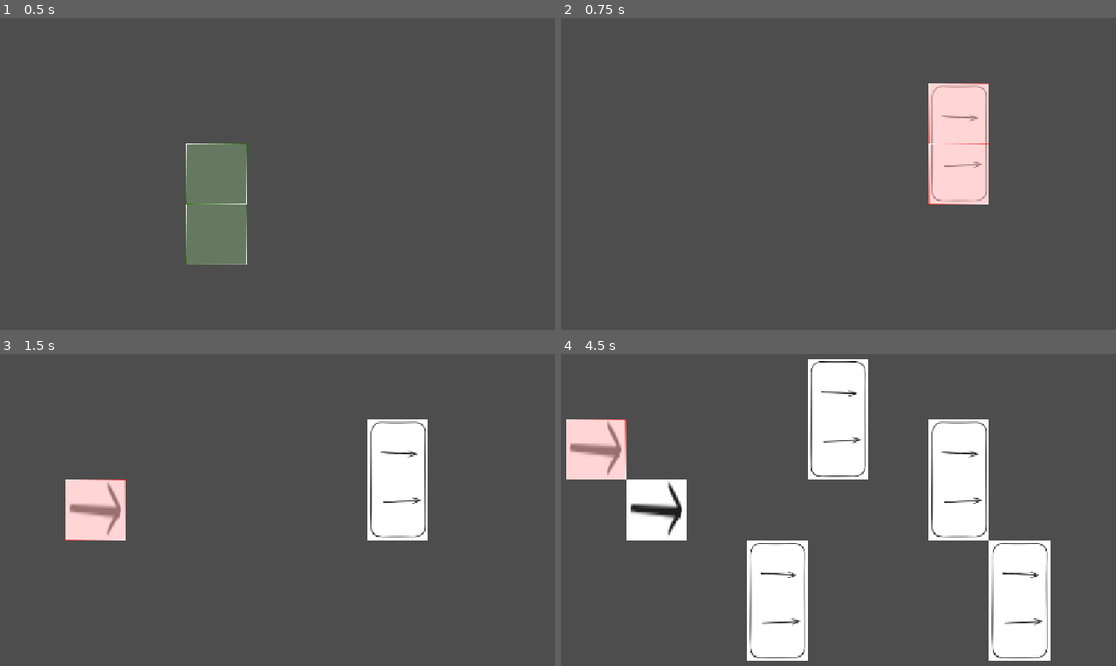
Above: before the commit, frames 1-4 (two rows, left to right).
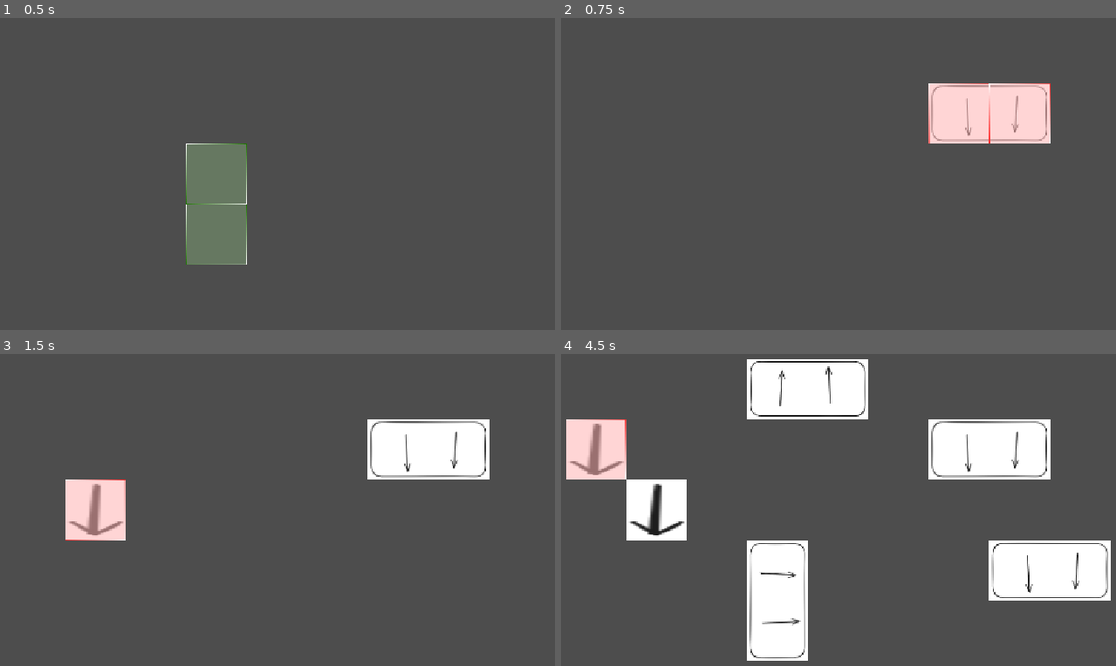
Above: after the commit, the same moments.

Repository: Schlutzkrapfen/Camara-Game
Game: Godot game, scene res://Levels/main_scene.tscn
Same seed, same stepped clock (60 frames per second), same inputs: the game is played once before the commit and once after it.
Inputs (mouse positions are in pixels of both pictures, inside the frame that each line leads up to):
- Up to frame 1 (0.5 s): no input
- Up to frame 2 (0.75 s): tap Enter at 0.5 s; move the mouse to (943, 139) at 0.52 s; hold R (roration) from 0.53 s (still down); click (943, 139) at 0.67 s
- Up to frame 3 (1.5 s): tap Space at 1.25 s; move the mouse to (94, 516) at 1.27 s; release R (roration) at 1.28 s; tap 1 (Belt) at 1.35 s; click (94, 516) at 1.42 s
- Up to frame 4 (4.5 s): tap R (roration) at 1.55, 2.85 s; tap Enter at 2, 3.5 s; move the mouse to (860, 410) at 2.02 s; hold R (roration) 2.03-2.78 s; tap 2 (Splitter) at 2.1 s; click (860, 410) at 2.17 s; tap Space at 2.75, 4.25 s; move the mouse to (760, 575) at 2.77 s; click (760, 575) at 2.92 s; move the mouse to (1005, 553) at 3.52 s; hold R (roration) 3.53-4.28 s; click (1005, 553) at 3.67 s; move the mouse to (583, 438) at 4.27 s; tap 1 (Belt) at 4.35 s; click (583, 438) at 4.42 s

Frame 1 is identical in both runs. In frame 2, 4.5% of the frame differs, in the area x 66-89%, y 20-60%; in frame 3, 5.2%; in frame 4, 15%, in the area x 1-100%, y 1-99%.

Commit message:
added rotation

Diff:
--- a/Levels/switch_factory.gd
+++ b/Levels/switch_factory.gd
@@ -6,3 +6,7 @@
 		Global.current_house = 0
 	if event.is_action_released("Splitter"):
 		Global.current_house = 1
+	if event.is_action_pressed("roration"):
+		var rotations = Global.TileTransform.values()
+		var index = rotations.find(Global.currentrotation)
+		Global.currentrotation = rotations[(index + 1) % rotations.size()]
--- a/script/check_if_build.gd
+++ b/script/check_if_build.gd
@@ -10,8 +10,8 @@
 func check_if_okay_to_build(tile)-> bool:
 	for x in Global.factory_list[Global.current_house].size.x:
 		for y in Global.factory_list[Global.current_house].size.y:
-			var tiles = Vector2i(tile.x +x, tile.y+y)
-			if main_tileset.get_cell_tile_data(tiles) != null:
+			var tiles = Global.get_rotation_out_of_size(x,y)
+			if main_tileset.get_cell_tile_data(tile +tiles) != null:
 				emit_signal("is_okay_to_build",false)
 				return false
 	emit_signal("is_okay_to_build",true)
@@ -23,7 +23,7 @@
 	var is_okay= check_if_okay_to_build(tile)
 	for x in Global.factory_list[Global.current_house].size.x:
 		for y in Global.factory_list[Global.current_house].size.y:
-			var tiles = Vector2i(tile.x +x, tile.y+y)
+			var tiles = tile +Global.get_rotation_out_of_size(x, y)
 			if is_okay:
 				tilemap.set_cell(tiles,0,Vector2i(0,0))
 			else:
--- a/script/globals/Global.gd
+++ b/script/globals/Global.gd
@@ -4,3 +4,29 @@
 	preload("res://Resourcen/splitter.tres")
 ]
 var current_house: int = 1
+enum TileTransform {
+	ROTATE_0 = 0,
+	ROTATE_90 = TileSetAtlasSource.TRANSFORM_TRANSPOSE | TileSetAtlasSource.TRANSFORM_FLIP_H,
+	ROTATE_180 = TileSetAtlasSource.TRANSFORM_FLIP_V | TileSetAtlasSource.TRANSFORM_FLIP_H,
+	ROTATE_270 = TileSetAtlasSource.TRANSFORM_FLIP_V | TileSetAtlasSource.TRANSFORM_TRANSPOSE,
+}
+var currentrotation:TileTransform= TileTransform.ROTATE_0
+
+func get_rotation_out_of_size(x: int, y: int) -> Vector2i:
+	match currentrotation :
+		TileTransform.ROTATE_90:
+			return Vector2i(
+				factory_list[current_house].size.y - 1 - y,
+				factory_list[current_house].size.x - 1 - x
+		)
+		TileTransform.ROTATE_180:
+			return Vector2i(
+				- x ,
+				- y
+		)
+		TileTransform.ROTATE_270:
+			return Vector2i(
+				y +1- factory_list[current_house].size.y, x+1 -factory_list[current_house].size.x
+			)
+		_:
+			return Vector2i(x, y)
--- a/script/spawner.gd
+++ b/script/spawner.gd
@@ -36,5 +36,6 @@
 	print(tile,Global.factory_list[Global.current_house].tilemap_id,Global.factory_list[Global.current_house].position_tilemap)
 	for x in Global.factory_list[Global.current_house].size.x:
 		for y in Global.factory_list[Global.current_house].size.y:
-			var tiles = Vector2i(x ,y)
-			tilemap.set_cell(tile+tiles,Global.factory_list[Global.current_house].tilemap_id,Global.factory_list[Global.current_house].position_tilemap+tiles)
+			var local_tile =  Vector2i(x,y)
+			var tiles =tile+ Global.get_rotation_out_of_size(x ,y)
+			tilemap.set_cell(tiles,Global.factory_list[Global.current_house].tilemap_id,Global.factory_list[Global.current_house].position_tilemap+local_tile,Global.currentrotation)
